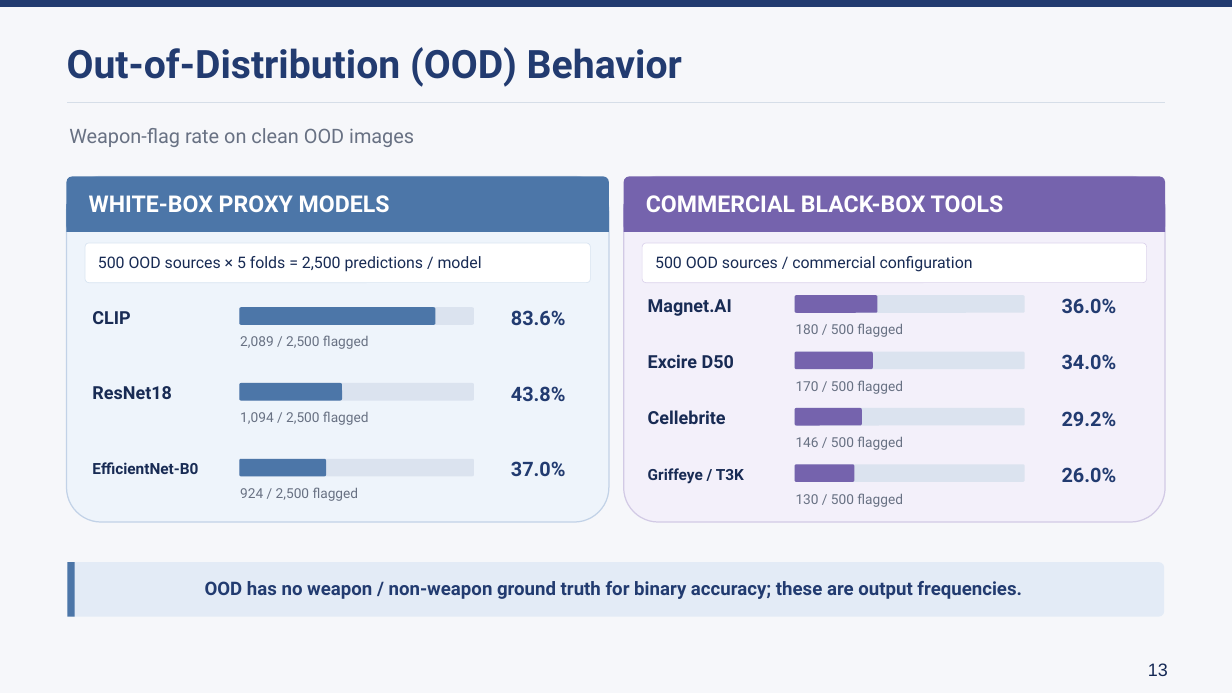
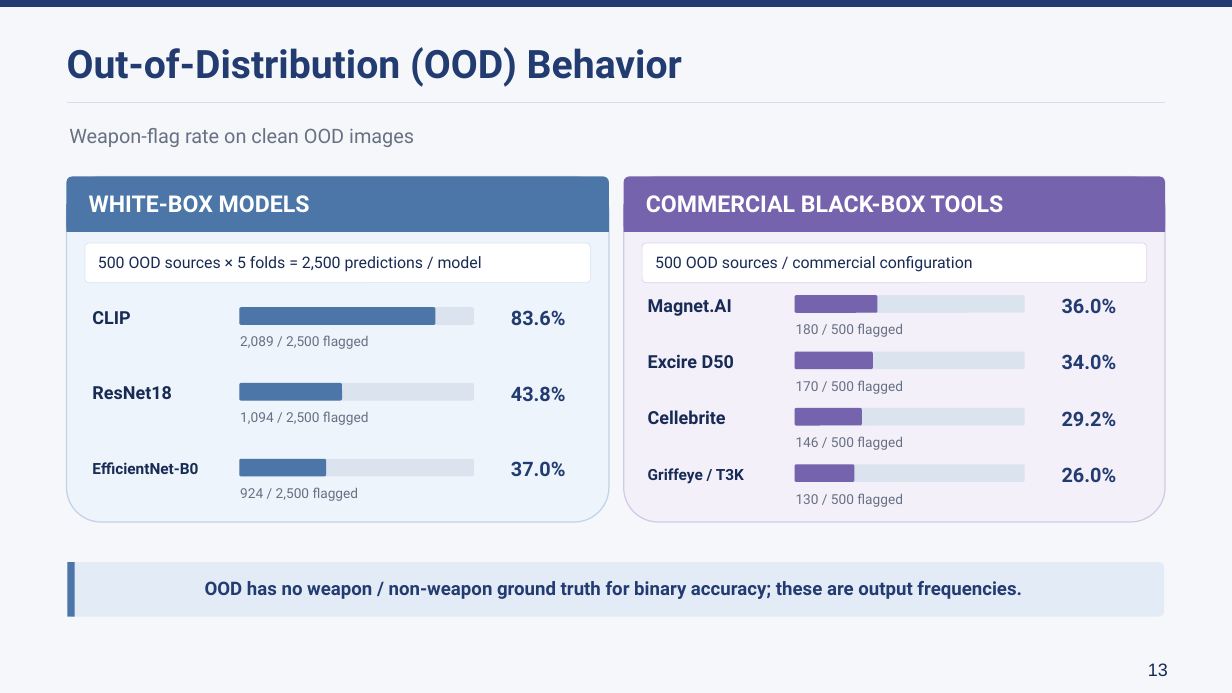
Before and after one commit to lmolinario/Molinario_Thesis_Defense_2026, a slide deck: slide 13 of Molinario_Thesis_Defense_2026.pptx. Drawn at 1232x693 pixels with LibreOffice and Linux fonts; fonts in the diff are those of the drawing. Boxes give left, top, right and bottom in pixels: in the first picture for what was removed or moved away, otherwise in the second. Text is boxed around its words. In the diff, an @@ line names an element or a change of style, - is before the commit and + after.

Commit message:
update

```diff
--- a/Molinario_Thesis_Defense_2026.pptx
+++ b/Molinario_Thesis_Defense_2026.pptx
@@ text at (89,195,310,212): text changed @@
-WHITE-BOX PROXY MODELS
+WHITE-BOX MODELS
```
